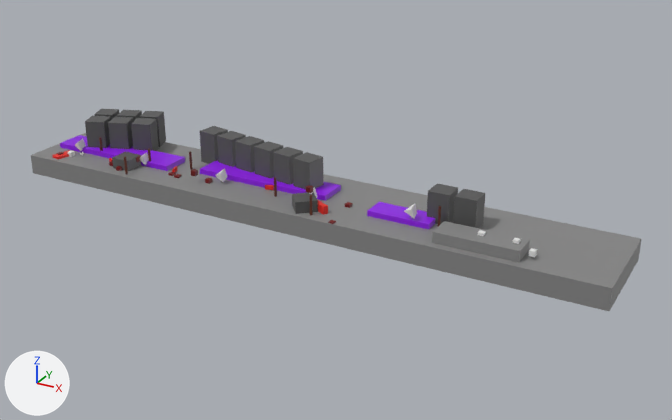
Before and after pictures for a commit that changed the glTF model assets/map_city.gltf.
Camera for both pictures: a camera (50 mm lens) standing at (133.1, -133.4, 67.9) and looking at (56.3, 6.0, -1.9). Arrows for +X, +Y and +Z are at lower left; the lights stay in place. Where no turn or scale is listed for an object, it has been applied to the vertices.

Before the edit, the objects in view are built like this:
```python
ob_blok = bpy.data.objects.new('Blok', me_cube_018)
ob_blok.location = (9.2, 9.0, 0.5)
ob_blok_005 = bpy.data.objects.new('Blok.005', me_cube_038)
ob_blok_005.location = (-1.9, 10.3, 0.5)
ob_blok_006 = bpy.data.objects.new('Blok.006', me_cube_089)
ob_blok_006.location = (35.2, 9.6, 0.5)
ob_box_002 = bpy.data.objects.new('Box.002', me_cube_001)
ob_box_002.location = (28.6, 0.0, 2.4)
ob_obstacle_car_001 = bpy.data.objects.new('Obstacle_Car.001', me_cube_042)
ob_obstacle_car_001.location = (56.4, -0.3, 1.0)
ob_obstacle_house_001 = bpy.data.objects.new('Obstacle_house.001', me_cube_002)
ob_obstacle_house_001.location = (53.7, -0.8, 0.5)
ob_obstacle_house_001.rotation_euler = (0.0, 0.0, 0.698)  # degrees (0, 0, 40)
ob_slup_008 = bpy.data.objects.new('Slup.008', me_cylinder_009)
ob_slup_008.location = (56.1, -2.7, 0.2)
ob_slup_010 = bpy.data.objects.new('Slup.010', me_cylinder_054)
ob_slup_010.location = (46.0, 1.5, 0.1)
ob_slup_010.rotation_euler = (0.0, 0.0, -1.629)  # degrees (0, 0, -93)
ob_spawn_bird_002 = bpy.data.objects.new('Spawn_Bird.002', me_cube_046)
ob_spawn_bird_002.location = (33.0, 2.0, 2.0)
ob_spawn_bird_004 = bpy.data.objects.new('Spawn_Bird.004', me_cube_048)
ob_spawn_bird_004.location = (73.0, 2.0, 3.0)
# also in view: 'Blok.002' at (-0.2, 5.6, 3.8); 'Ground.006' at (87.0, -0.5, 1.5); 'Blok.018' at (82.3, 6.5, 3.0); 'Ground.007' at (49.7, 5.5, -1.5); 'Blok.019' at (77.3, 6.5, 3.0)
```
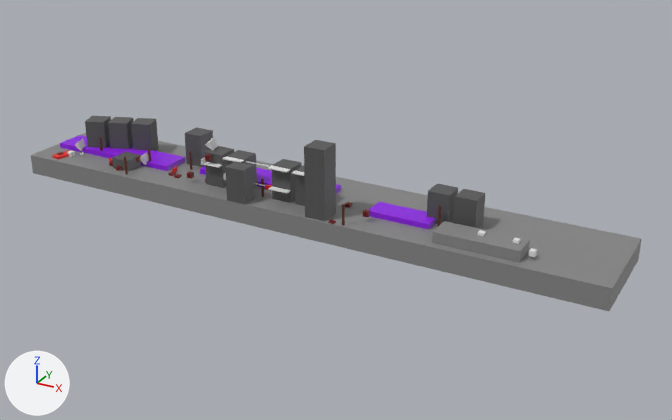
Commit message: city map

Changed parts and their boxes (x1, y1, x2, y2) in the pictures (672 x 420 px):
'Blok.011', moved, rescaled: before (254, 141, 283, 178); after (225, 161, 255, 204)
'Blok.004', moved: before (117, 110, 142, 121); after (304, 140, 336, 186)
'Blok.008', moved: before (200, 126, 228, 164); after (204, 146, 234, 188)
'Blok.010', moved: before (273, 147, 303, 185); after (272, 159, 302, 203)
'Blok.009', moved, turned: before (293, 152, 324, 190); after (295, 165, 305, 206)
'Blok.003', moved, turned: before (140, 111, 166, 147); after (185, 127, 213, 167)
'Blok.007', moved: before (217, 131, 246, 167); after (226, 150, 257, 187)
'Obstacle_house.001', moved, turned: before (292, 192, 318, 214); after (305, 202, 336, 221)
'Blok.006', deleted: before (235, 136, 264, 172)
'Obstacle_house.003', added: after (304, 179, 336, 198)
'Obstacle_house.002', added: after (305, 191, 336, 210)
'Spawn_Bird.004', moved: before (404, 203, 417, 219); after (205, 137, 217, 151)
'Blok.005', deleted: before (94, 109, 119, 120)
'Obstacle_Car.001', deleted: before (317, 200, 328, 215)
'Slup.008', moved: before (310, 195, 313, 215); after (342, 204, 345, 225)
'Spawn_Bird.002', deleted: before (215, 168, 227, 182)
'Bush.018', moved (not visible before): after (269, 186, 291, 193)
'Box.002', moved: before (191, 169, 198, 176); after (187, 171, 194, 179)
'ground.008', added: after (268, 166, 290, 172)
'ground.006', added: after (222, 156, 244, 162)
'ground.002', added: after (202, 162, 222, 168)
'Box.003', added: after (363, 209, 370, 218)
'ground.009', added: after (292, 170, 304, 176)
'ground.007', added: after (246, 161, 269, 167)
'ground.005', added: after (201, 157, 206, 164)
'ground.001', added: after (254, 183, 265, 186)
'ground.004', added: after (223, 173, 226, 179)
'Flora.002', unchanged, covered by the edit: before (200, 160, 341, 201); after (200, 166, 341, 193)

What changed in the scene script:
```text
Change ob_slup_008:
    ob_slup_008.location: (56.1, -2.7, 0.2) -> (63.1, -3.7, 0.2)
Change ob_box_002:
    ob_box_002.location: (28.6, 0.0, 2.4) -> (28.0, -0.5, 2.0)
Change ob_slup_010:
    ob_slup_010.location: (46.0, 1.5, 0.1) -> (44.0, 0.3, 0.0)
Change ob_bush_018:
    ob_bush_018.location: (56.2, -0.4, 0.6) -> (48.2, -0.5, 2.9)
Remove ob_obstacle_car_001:
    ob_obstacle_car_001 = bpy.data.objects.new('Obstacle_Car.001', me_cube_042)
Remove ob_spawn_bird_002:
    ob_spawn_bird_002 = bpy.data.objects.new('Spawn_Bird.002', me_cube_046)
Change ob_spawn_bird_004:
    ob_spawn_bird_004.location: (73.0, 2.0, 3.0) -> (31.0, 2.0, 8.0)
Change ob_obstacle_house_001:
    ob_obstacle_house_001.rotation_euler: (0.0, 0.0, 0.698) -> (0.0, 0.0, 0.0)  # degrees (0, 0, 40) -> degrees (0, 0, 0)
    ob_obstacle_house_001.location: (53.7, -0.8, 0.5) -> (57.6, -2.0, 0.5)
Change ob_blok_003:
    ob_blok_003.rotation_euler: (0.0, 0.0, 0.349) -> (0.0, 0.0, 0.0)  # degrees (0, 0, 20) -> degrees (0, 0, 0)
    ob_blok_003.location: (7.5, 13.7, 0.5) -> (23.2, 9.1, 0.5)
Change ob_blok_004:
    ob_blok_004.location: (2.8, 12.0, 0.5) -> (57.6, -2.0, 7.1)
Remove ob_blok_005:
    ob_blok_005 = bpy.data.objects.new('Blok.005', me_cube_038)
Change ob_blok_009:
    ob_blok_009.rotation_euler: (0.0, 0.0, -0.175) -> (0.0, 0.0, 0.0)  # degrees (0, 0, -10) -> degrees (0, 0, 0)
    ob_blok_009.location: (49.9, 7.0, 0.5) -> (53.2, 2.1, 0.5)
Change ob_blok_010:
    ob_blok_010.location: (45.0, 7.8, 0.5) -> (48.2, 2.1, 0.5)
Change ob_blok_011:
    ob_blok_011.location: (40.1, 8.7, 0.5) -> (41.2, -2.9, 0.5)
    ob_blok_011.scale: (1.0, 1.0, 1.0) -> (1.0, 0.8, 1.0)
Remove ob_blok_006:
    ob_blok_006 = bpy.data.objects.new('Blok.006', me_cube_089)
Change ob_blok_007:
    ob_blok_007.location: (30.2, 10.4, 0.5) -> (38.2, 2.1, 0.5)
Change ob_blok_008:
    ob_blok_008.location: (25.3, 11.3, 0.5) -> (33.2, 2.1, 0.5)
Add ob_box_003:
    ob_box_003 = bpy.data.objects.new('Box.003', me_cube_036)  # a box spanning x -0.5..0.5, y -0.5..0.5, z -0.5..0.5; in mat_material_002 (dark red #660400)
    ob_box_003.location = (66.0, -0.5, 2.0)
Add ob_ground_009:
    ob_ground_009 = bpy.data.objects.new('ground.009', me_cube_030_1)  # a box spanning x -3.0..3.0, y -0.6..0.6, z -0.1..0.1
    ob_ground_009.location = (54.2, -0.5, 7.0)
Add ob_ground_008:
    ob_ground_008 = bpy.data.objects.new('ground.008', me_cube_029_1)  # a box spanning x -2.0..2.0, y -0.6..0.6, z -0.1..0.1
    ob_ground_008.location = (48.2, -0.5, 7.0)
Add ob_ground_007_1:
    ob_ground_007_1 = bpy.data.objects.new('ground.007', me_cube_020)  # a box spanning x -2.5..2.5, y -0.1..0.1, z -0.1..0.1
    ob_ground_007_1.location = (43.2, 0.0, 6.9)
Add ob_ground_006_1:
    ob_ground_006_1 = bpy.data.objects.new('ground.006', me_cube_019)
    ob_ground_006_1.location = (38.2, -0.5, 7.0)
Add ob_ground_005:
    ob_ground_005 = bpy.data.objects.new('ground.005', me_cube_013)  # a box spanning x -0.1..0.1, y -0.6..0.6, z -0.5..0.5
    ob_ground_005.location = (31.3, -0.6, 5.5)
Add ob_ground_004:
    ob_ground_004 = bpy.data.objects.new('ground.004', me_cube_013.copy())
    ob_ground_004.location = (36.3, -0.5, 3.5)
Add ob_ground_003:
    ob_ground_003 = bpy.data.objects.new('ground.003', me_cube_029_1.copy())
    ob_ground_003.location = (38.2, -0.5, 2.9)
Add ob_ground_002:
    ob_ground_002 = bpy.data.objects.new('ground.002', me_cube_029_1.copy())
    ob_ground_002.location = (33.2, -0.5, 5.1)
Add ob_ground_001:
    ob_ground_001 = bpy.data.objects.new('ground.001', me_cube_020.copy())
    ob_ground_001.location = (42.2, 0.0, 2.9)
Add ob_obstacle_house_003:
    ob_obstacle_house_003 = bpy.data.objects.new('Obstacle_house.003', me_cube_002.copy())  # the mesh of ob_obstacle_house_001
    ob_obstacle_house_003.location = (57.6, -2.0, 4.9)
Add ob_obstacle_house_002:
    ob_obstacle_house_002 = bpy.data.objects.new('Obstacle_house.002', me_cube_002.copy())  # the mesh of ob_obstacle_house_001
    ob_obstacle_house_002.location = (57.6, -2.0, 2.7)
```
